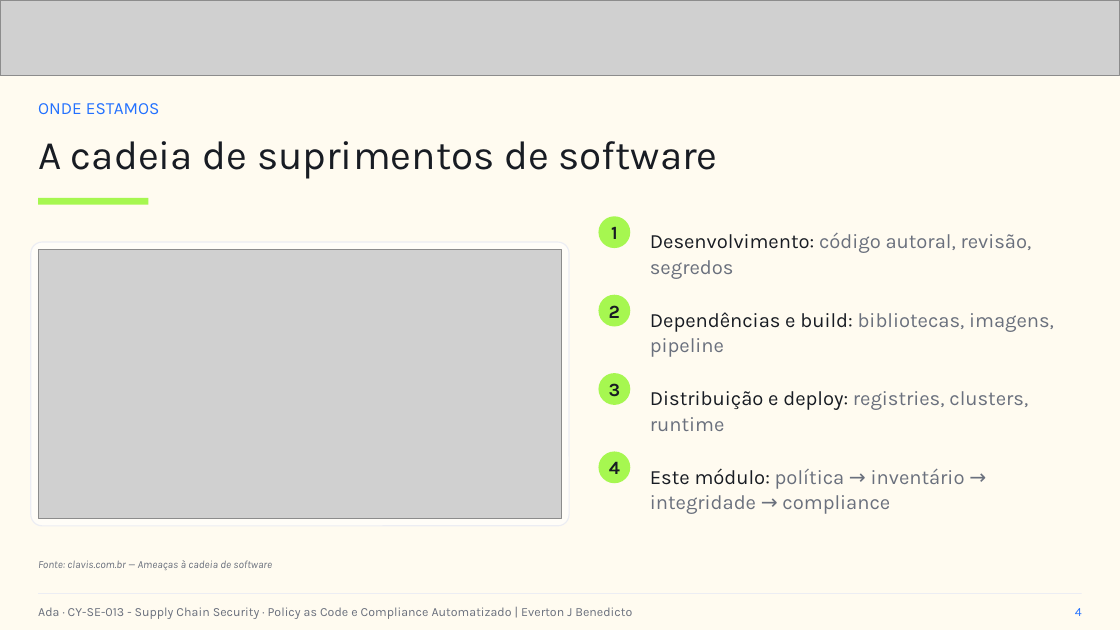
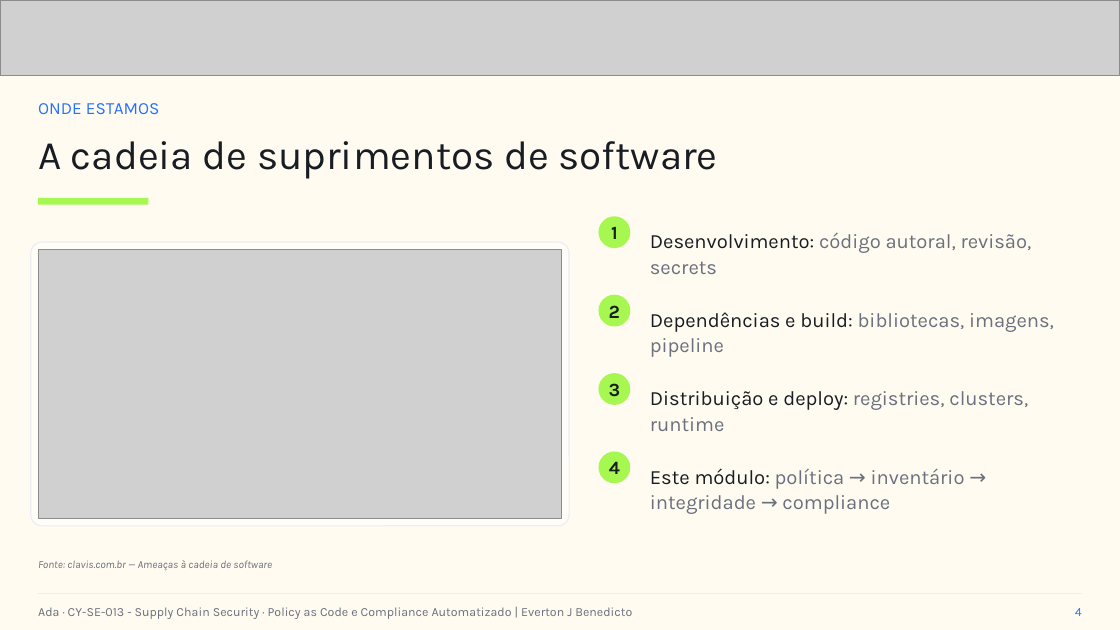
Before and after one commit to everton-dev/AdaTech.Aulas, a slide deck: slide 4 of CY-SE-013 - Supply Chain Security/slides/Aula_01_Policy_as_Code_e_Compliance_Automatizado.pptx. Drawn at 1120x630 pixels with LibreOffice and Linux fonts; fonts in the diff are those of the drawing; grey boxes stand for pictures. Boxes give left, top, right and bottom in pixels: in the first picture for what was removed or moved away, otherwise in the second. Text is boxed around its words. In the diff, an @@ line names an element or a change of style, - is before the commit and + after.

```diff
--- a/CY-SE-013 - Supply Chain Security/slides/Aula_01_Policy_as_Code_e_Compliance_Automatizado.pptx
+++ b/CY-SE-013 - Supply Chain Security/slides/Aula_01_Policy_as_Code_e_Compliance_Automatizado.pptx
@@ text at [650,233,1032,274]: text changed @@
-Desenvolvimento: código autoral, revisão, segredos
+Desenvolvimento: código autoral, revisão, secrets
```
Also in this commit, not shown: 2 other files.
